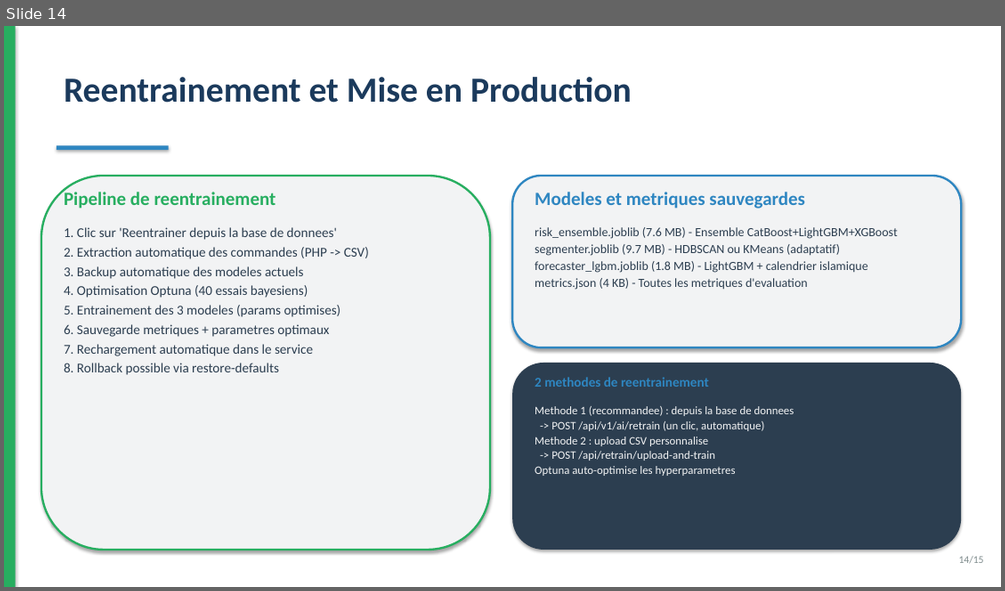
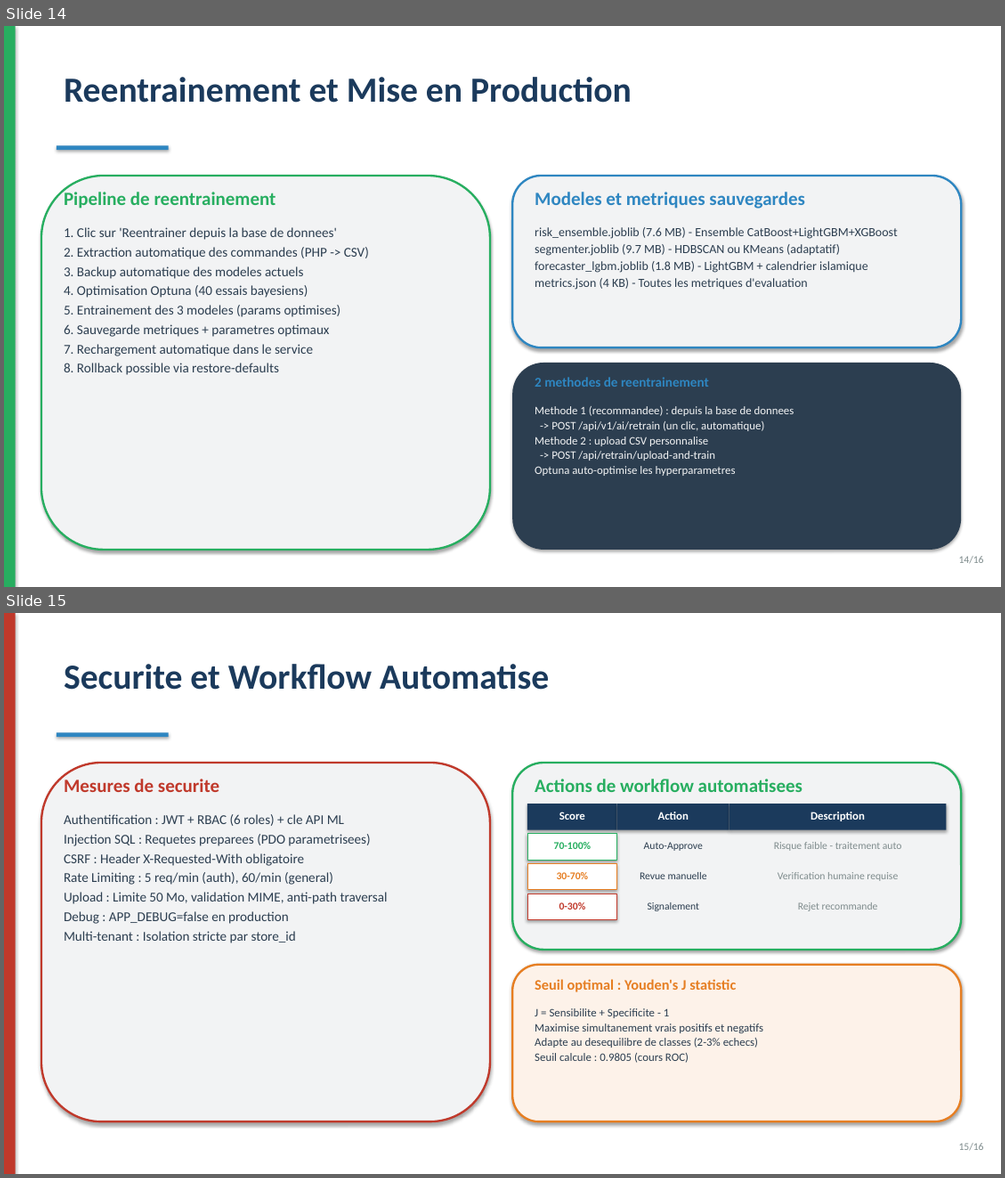
Before and after one commit to amine-dubs/COD-CRM, a slide deck: docs/presentation.pptx. Shown one above the other, each under a label of ours: slide 14 before the commit, slides 14 and 15 after it. The pictures are 1005x591 and 1005x1178 pixels, drawn with LibreOffice and Linux fonts; fonts in the diff are those of the drawing. Boxes give left, top, right and bottom in pixels: in the first picture for what was removed or moved away, otherwise in the second. Text is boxed around its words. In the diff, an @@ line names an element or a change of style, - is before the commit and + after.

```diff
--- a/docs/presentation.pptx
+++ b/docs/presentation.pptx
@@ slide 15 added at (x1=4, y1=613, x2=1001, y2=1174), background #FFFFFF @@
@@ rectangle added at (x1=4, y1=613, x2=16, y2=1174), fill #C0392B @@
@@ text added at (x1=64, y1=664, x2=549, y2=690), 34 pt, text #1B3A5C, bold @@
+Securite et Workflow Automatise
@@ rectangle added at (x1=57, y1=732, x2=169, y2=737), fill #2E86C1 @@
@@ rounded rectangle added at (x1=41, y1=763, x2=490, y2=1121), fill #F2F3F4, outline #C0392B 2 pt @@
@@ rounded rectangle added at (x1=512, y1=763, x2=961, y2=949), fill #F2F3F4, outline #27AE60 2 pt @@
@@ text added at (x1=64, y1=779, x2=219, y2=792), 18 pt, text #C0392B, bold @@
+Mesures de securite
@@ text added at (x1=534, y1=779, x2=802, y2=792), 18 pt, text #27AE60, bold @@
+Actions de workflow automatisees
@@ text added at (x1=64, y1=814, x2=388, y2=943), 13 pt, text #2C3E50 @@
+Authentification : JWT + RBAC (6 roles) + cle API ML
+Injection SQL : Requetes preparees (PDO parametrisees)
+CSRF : Header X-Requested-With obligatoire
+Rate Limiting : 5 req/min (auth), 60/min (general)
+Upload : Limite 50 Mo, validation MIME, anti-path traversal
+Debug : APP_DEBUG=false en production
+Multi-tenant : Isolation stricte par store_id
@@ rectangle added at (x1=527, y1=803, x2=617, y2=830), fill #1B3A5C @@
@@ text added at (x1=559, y1=811, x2=585, y2=819), 11 pt, text #FFFFFF, bold @@
+Score
@@ rectangle added at (x1=617, y1=803, x2=729, y2=830), fill #1B3A5C @@
@@ text added at (x1=658, y1=811, x2=688, y2=819), 11 pt, text #FFFFFF, bold @@
+Action
@@ rectangle added at (x1=729, y1=803, x2=947, y2=830), fill #1B3A5C @@
@@ text added at (x1=810, y1=811, x2=865, y2=821), 11 pt, text #FFFFFF, bold @@
+Description
@@ rectangle added at (x1=527, y1=834, x2=617, y2=860), fill #FFFFFF, outline #27AE60 0.75 pt @@
@@ text added at (x1=554, y1=842, x2=591, y2=849), 10 pt, text #27AE60, bold @@
+70-100%
@@ text added at (x1=644, y1=842, x2=703, y2=851), 10 pt, text #2C3E50 @@
+Auto-Approve
@@ text added at (x1=774, y1=842, x2=902, y2=851), 10 pt, text #7F8C8D @@
+Risque faible - traitement auto
@@ rectangle added at (x1=527, y1=863, x2=617, y2=890), fill #FFFFFF, outline #E67E22 0.75 pt @@
@@ text added at (x1=557, y1=872, x2=589, y2=879), 10 pt, text #E67E22, bold @@
+30-70%
@@ text added at (x1=639, y1=872, x2=707, y2=879), 10 pt, text #2C3E50 @@
+Revue manuelle
@@ text added at (x1=777, y1=872, x2=898, y2=881), 10 pt, text #7F8C8D @@
+Verification humaine requise
@@ rectangle added at (x1=527, y1=893, x2=617, y2=919), fill #FFFFFF, outline #C0392B 0.75 pt @@
@@ text added at (x1=559, y1=902, x2=586, y2=909), 10 pt, text #C0392B, bold @@
+0-30%
@@ text added at (x1=647, y1=902, x2=700, y2=911), 10 pt, text #2C3E50 @@
+Signalement
@@ text added at (x1=798, y1=902, x2=878, y2=911), 10 pt, text #7F8C8D @@
+Rejet recommande
@@ rounded rectangle added at (x1=512, y1=965, x2=961, y2=1121), fill #FDF2E9, outline #E67E22 2 pt @@
@@ text added at (x1=534, y1=979, x2=736, y2=992), 14 pt, text #E67E22, bold @@
+Seuil optimal : Youden's J statistic
@@ text added at (x1=534, y1=1008, x2=763, y2=1062), 11 pt, text #2C3E50 @@
+J = Sensibilite + Specificite - 1
+Maximise simultanement vrais positifs et negatifs
+Adapte au desequilibre de classes (2-3% echecs)
+Seuil calcule : 0.9805 (cours ROC)
@@ text added at (x1=959, y1=1143, x2=984, y2=1151), 10 pt, text #7F8C8D @@
+15/16
@@ slide 14 changed as well @@
@@ text at (x1=959, y1=556, x2=984, y2=564): text changed @@
-14/15
+14/16
```
Also in this commit, not shown: 13 other slides changed, 34 other files.
